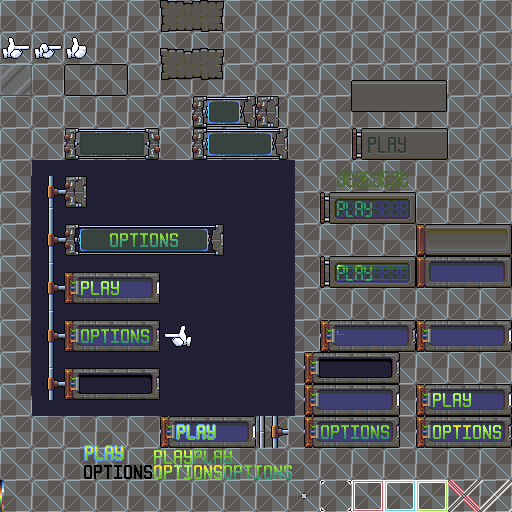
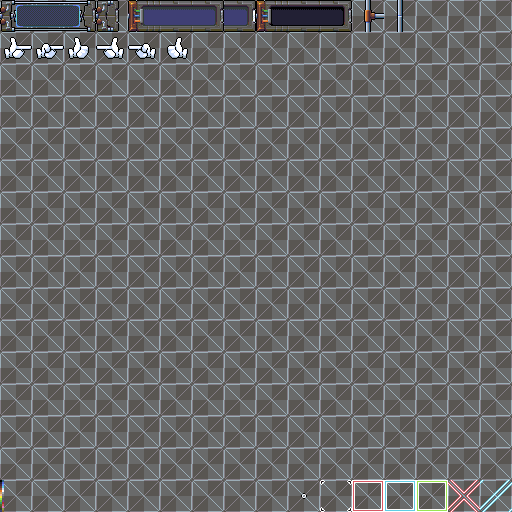
Layer changes from the first w=512, h=512 image to the second:
added layer "Layer 5" in group "Tiles" over [4, 37, 188, 59]
added layer "Layer 4" in group "Tiles" over [0, 0, 403, 32]
moved "Text" into group "dump" over [84, 233, 292, 479]
moved "Layer 1" into group "dump" over [31, 160, 295, 416]
moved "MetalPlate" into group "dump" over [0, 0, 512, 461]
